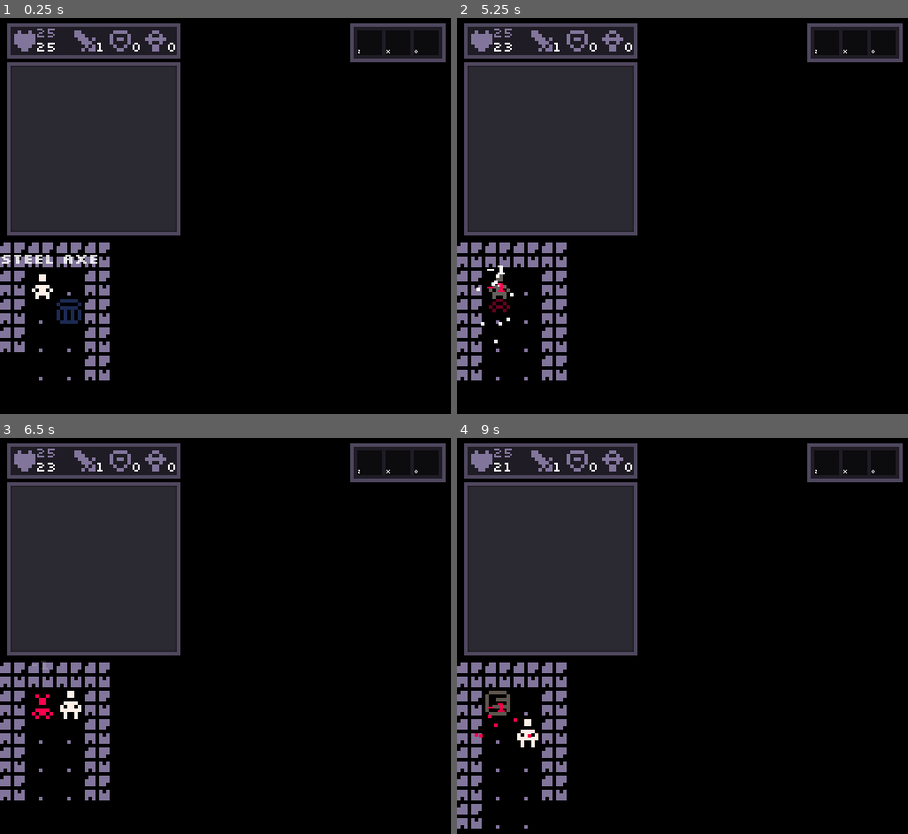
Above: before the commit, frames 1-4 (two rows, left to right).
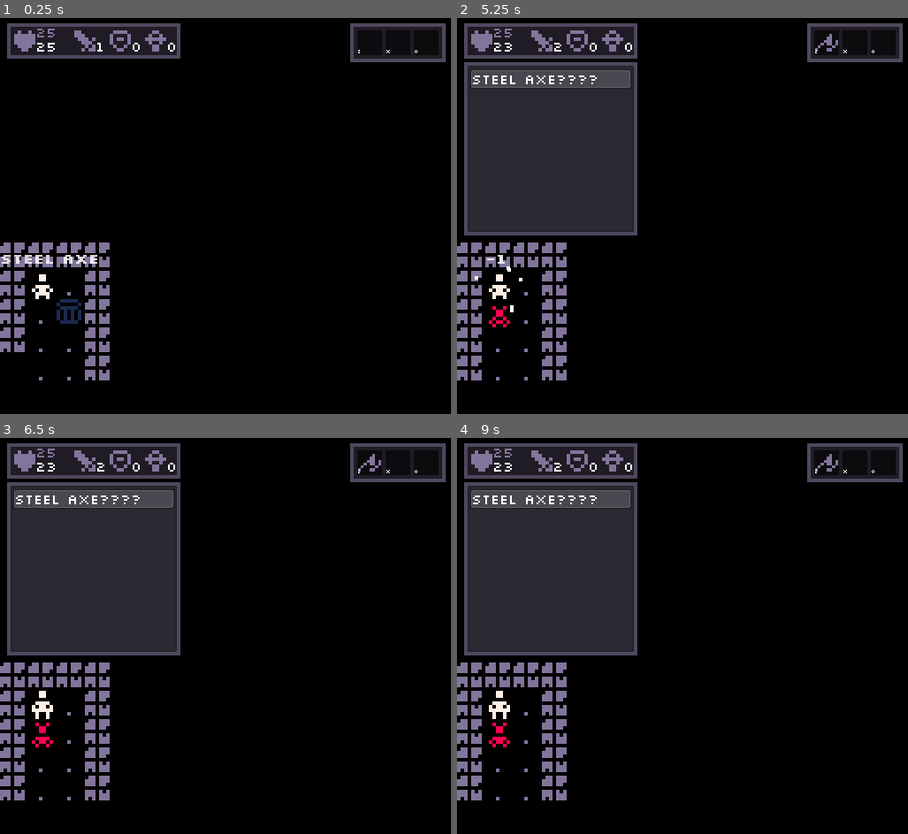
Above: after the commit, the same moments.

Repository: JohnBCoding/Outpost-92
Game: Godot game, scene res://scenes/World.tscn
The game is run twice, just before and just after one commit, with the same random seed, the same clock (stepped at 60 frames per second) and the same inputs.
Inputs:
- Up to frame 1 (0.25 s): no input
- Up to frame 2 (5.25 s): hold Right (right) 0.53-1.28 s; hold Down (down) 1.28-2.03 s; hold Right (right) 2.03-2.78 s; hold Up (up) 2.78-3.53 s; hold Left (left) 3.53-5.03 s; tap Caps Lock (inventory) at 4.15 s; tap Enter at 5 s; hold Down (down) from 5.03 s (still down)
- Up to frame 3 (6.5 s): release Down (down) at 5.78 s; hold Right (right) from 5.78 s (still down)
- Up to frame 4 (9 s): release Right (right) at 6.53 s; hold Up (up) 6.53-7.28 s; hold Right (right) 7.28-8.03 s; hold Down (down) 8.03-8.78 s; hold Left (left) from 8.78 s (still down)

The runs differ from the first frame. In frame 1, 17% of the frame differs, in the area x 1-40%, y 11-55%; in frame 2, 2.1%; in frame 3, 2.2%; in frame 4, 2.5%.
Error before the commit: Parse Error: The identifier "set_bg" isn't declared in the current scope. (res://scripts/Inventory.gd:15)

Commit message:
Quick bug fix causing game crash

Diff:
--- a/scripts/Inventory.gd
+++ b/scripts/Inventory.gd
@@ -12,7 +12,6 @@
 	inventory_list.clear()
 	var index = 0
 	for item in new_inventory:
-		set_bg = Color(0, 0, 0, 0)
 		var text = item.item_name
 		if item.item_info["stackable"]:
 			text = text + " x " + str(item.count)
